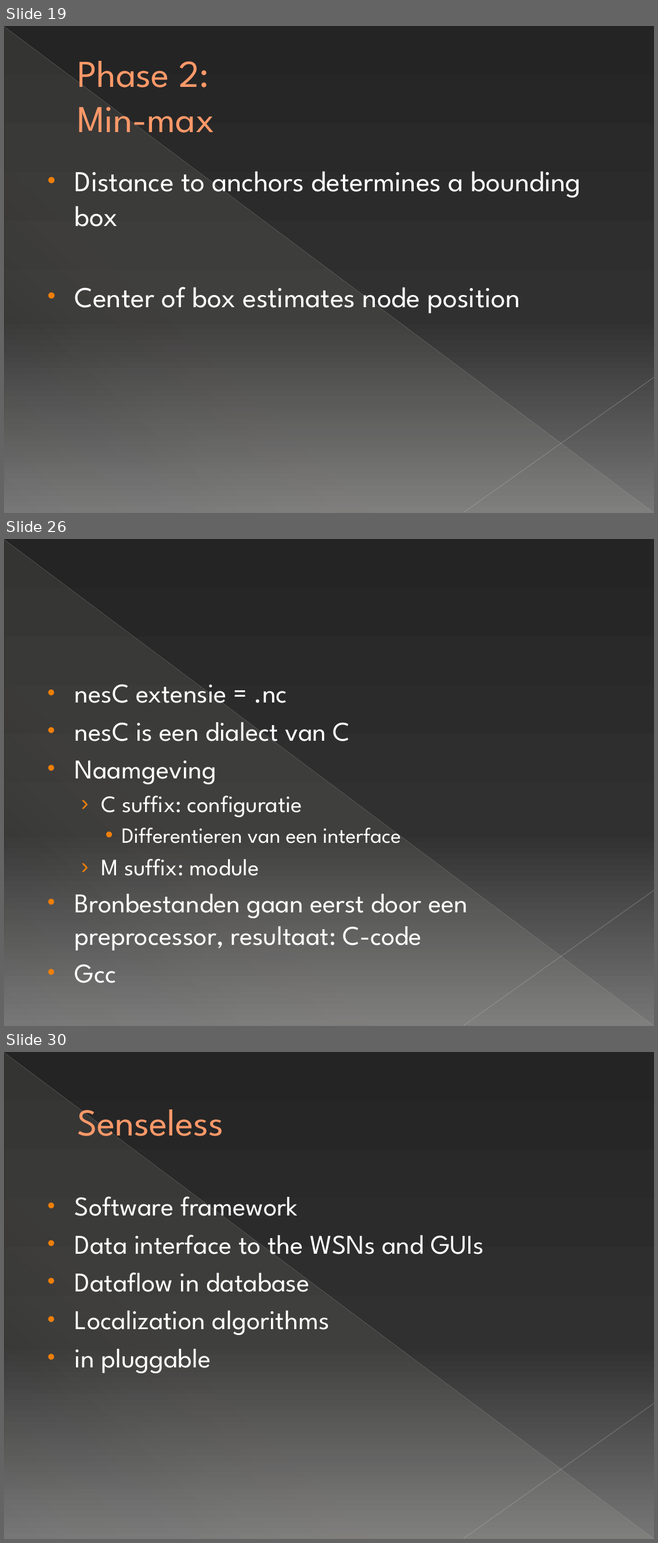
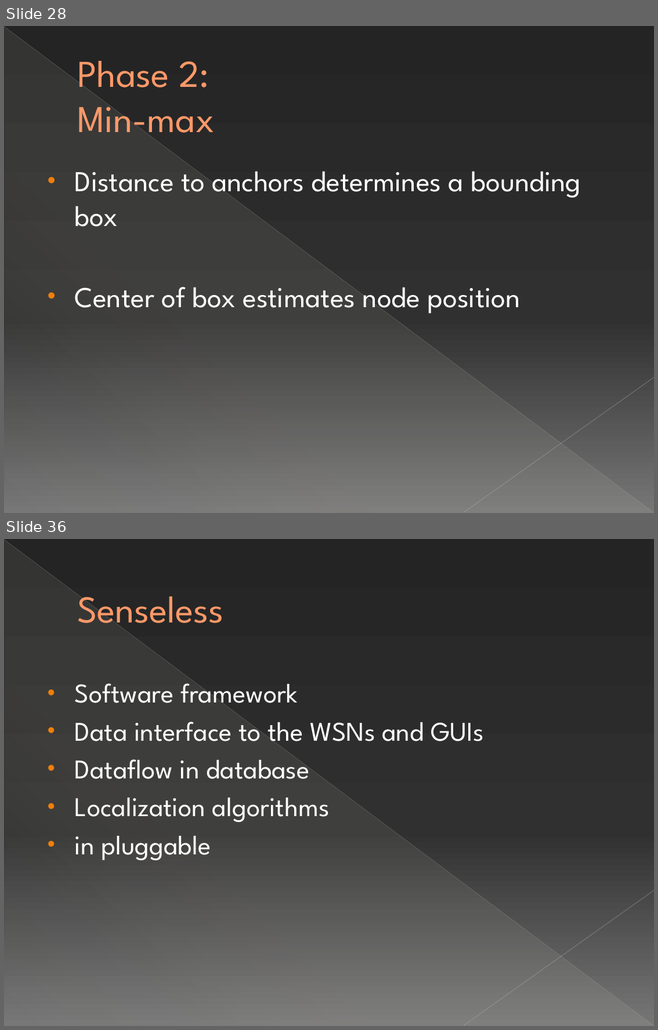
Before and after one commit to michelecorrea3/wsnlocalizationscala, a slide deck: Resources/WSN localization with Senseless framework.pptx. Shown one above the other, each under a label of ours: slides 19, 26 and 30 before the commit, slides 28 and 36 after it; the slides between them are not shown. The pictures are 658x1543 and 658x1030 pixels, drawn with LibreOffice and Linux fonts; fonts in the diff are those of the drawing. Boxes give left, top, right and bottom in pixels: in the first picture for what was removed or moved away, otherwise in the second. Text is boxed around its words. In the diff, an @@ line names an element or a change of style, - is before the commit and + after.

```diff
--- a/Resources/WSN localization with Senseless framework.pptx
+++ b/Resources/WSN localization with Senseless framework.pptx
@@ slide 26 removed at bbox=[4, 539, 654, 1026], background gradient #242424 to #303030 to #767676; not listed: 3 template elements that a slide beside it also shows @@
@@ text removed at bbox=[75, 684, 467, 983] @@
-• nesC extensie = .nc
-• nesC is een dialect van C
-• Naamgeving
-  › C suffix: configuratie
-    • Differentieren van een interface
-  › M suffix: module
-• Bronbestanden gaan eerst door een preprocessor, resultaat: C-code
-• Gcc
@@ what was slide 19 is now slide 28 @@
@@ what was slide 30 is now slide 36 @@
```
Also in this commit, not shown: 3 slides changed, 16 slides added, 9 other slides removed.
